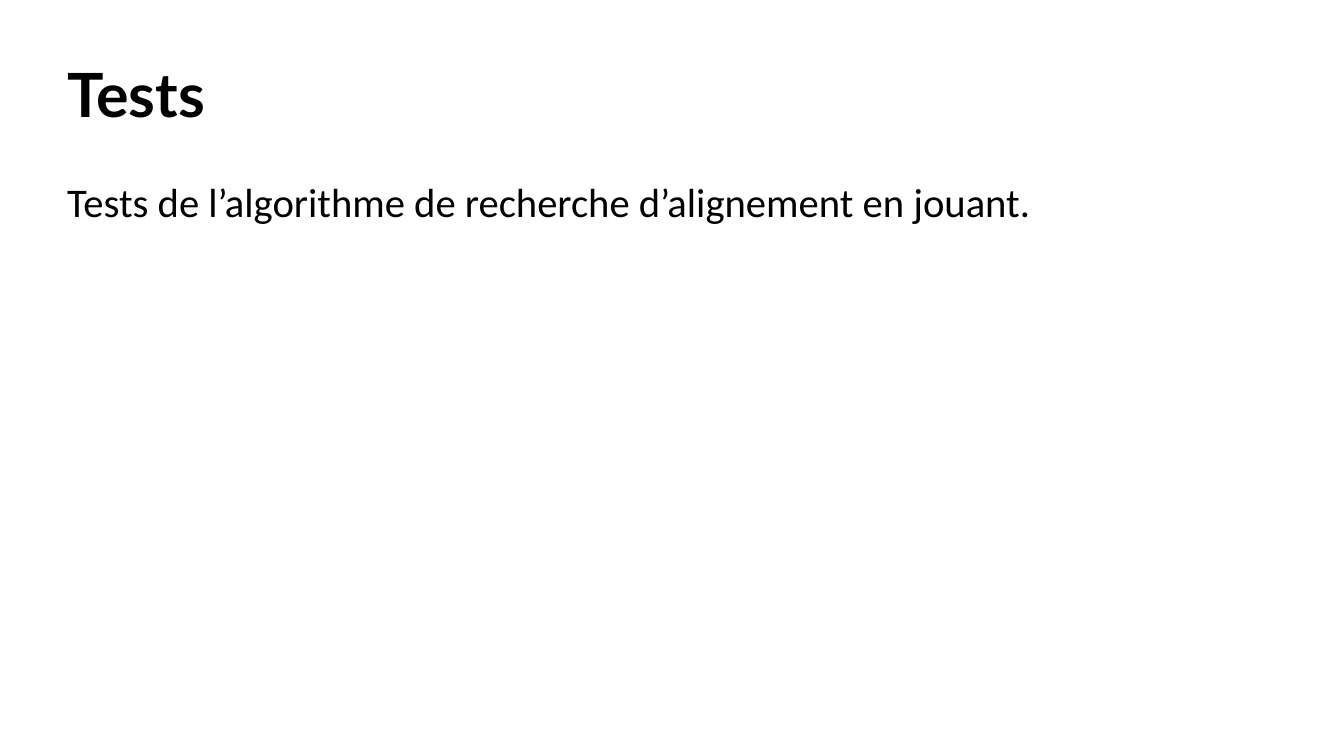
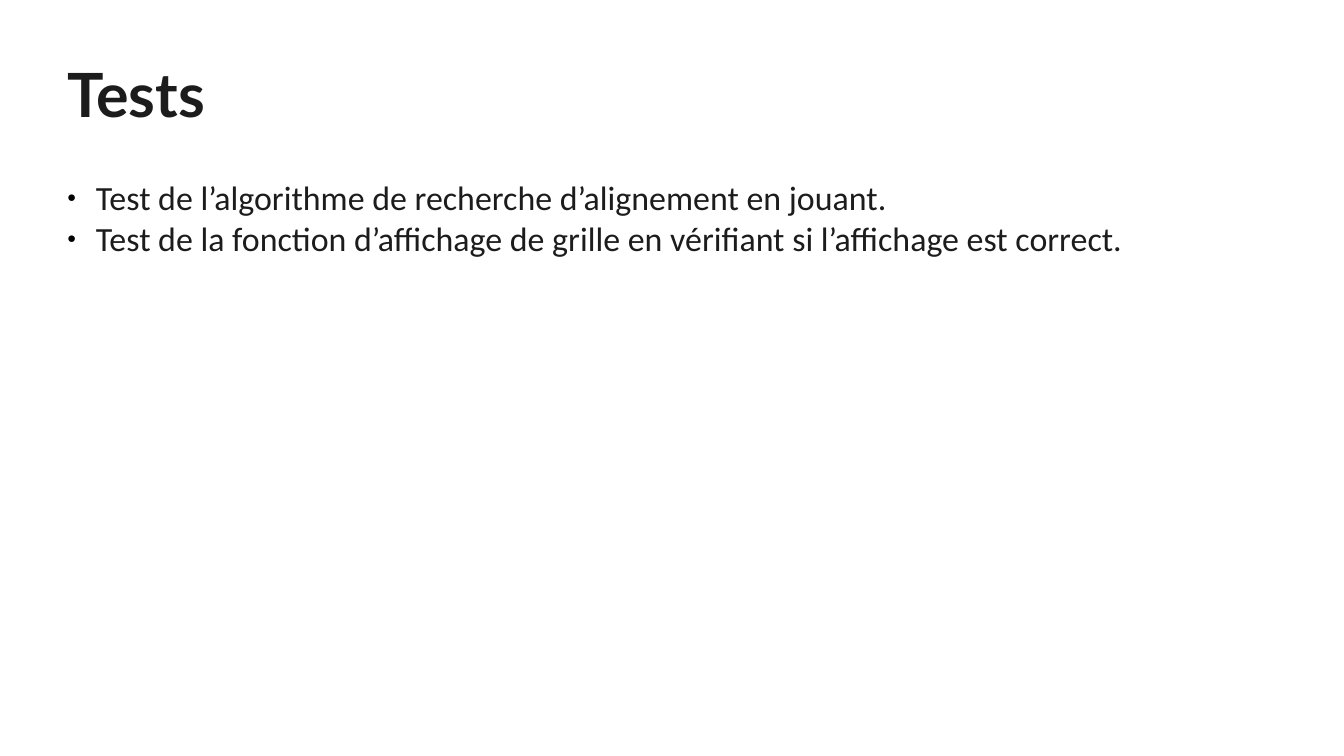
Before and after one commit to 5cover/Puissance-4, a slide deck: slide 14 of diapo.odp (slide 11 before the commit). Drawn at 1344x756 pixels with LibreOffice and Linux fonts; fonts in the diff are those of the drawing. Boxes give left, top, right and bottom in pixels: in the first picture for what was removed or moved away, otherwise in the second. Text is boxed around its words. In the diff, an @@ line names an element or a change of style, - is before the commit and + after.

```diff
--- a/diapo.odp
+++ b/diapo.odp
@@ title "Tests" at box(67, 73, 205, 118): text colour #000000 to #1C1C1C @@
@@ subtitle at box(96, 186, 1121, 257): text changed; size 24 to 20 pt; text colour #000000 to #1C1C1C @@
-Tests de l’algorithme de recherche d’alignement en jouant.
+● Test de l’algorithme de recherche d’alignement en jouant.
+● Test de la fonction d’affichage de grille en vérifiant si l’affichage est correct.
```
Also in this commit, not shown: 10 other slides changed, 4 slides added, 3 slides removed, 6 other files.
